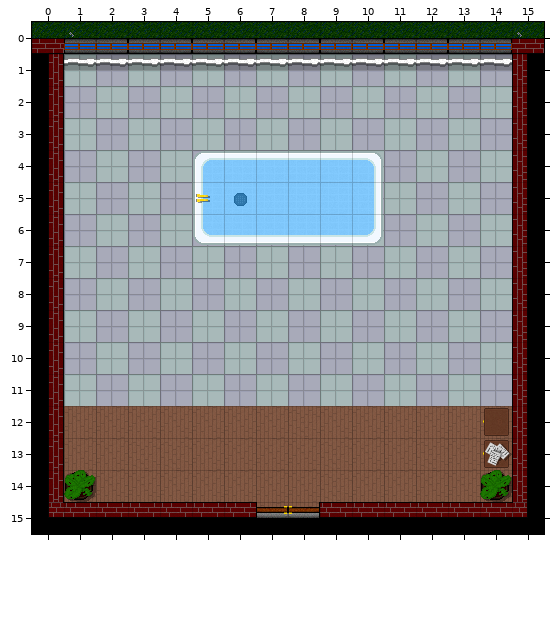
Tiled map (JSON) -- assets/maps/bath_room.json. The picture above was drawn from the file before the commit.
Cells are 32x32 px. Shown: x 0..15, y 0..15.
After the commit:
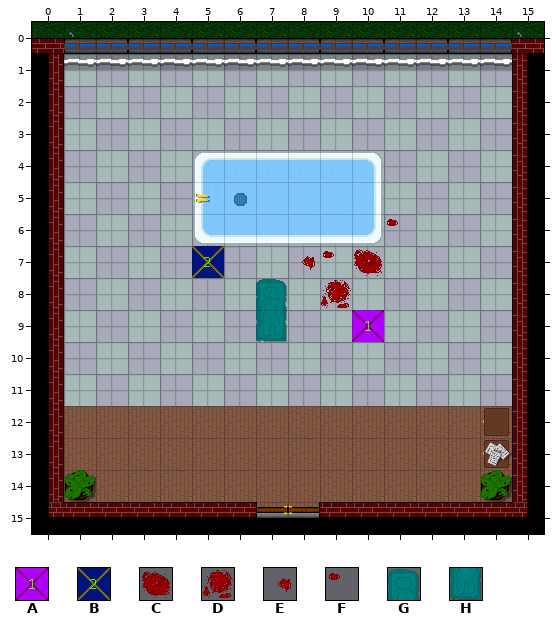
Key: from "tileset": A 7, B 8, C 59, D 69, E 78, F 79, G 163, H 173.
_ is an empty cell, . an unchanged one.
Tiles of an added or newly shown layer are drawn over the layers below it.
Author's note on the commit: Maps: Add optional "death" scenes that are enabled/hidden selectively for the actual murder room
Changes in this commit:
--- layer "Death Scene" (added)
@@ x 5..11 @@
- 6 ......_
- 7 _..___.
- 8 .._._..
- 9 .._.._.
+ 6 ......F
+ 7 B..EFC.
+ 8 ..G.D..
+ 9 ..H..A.
